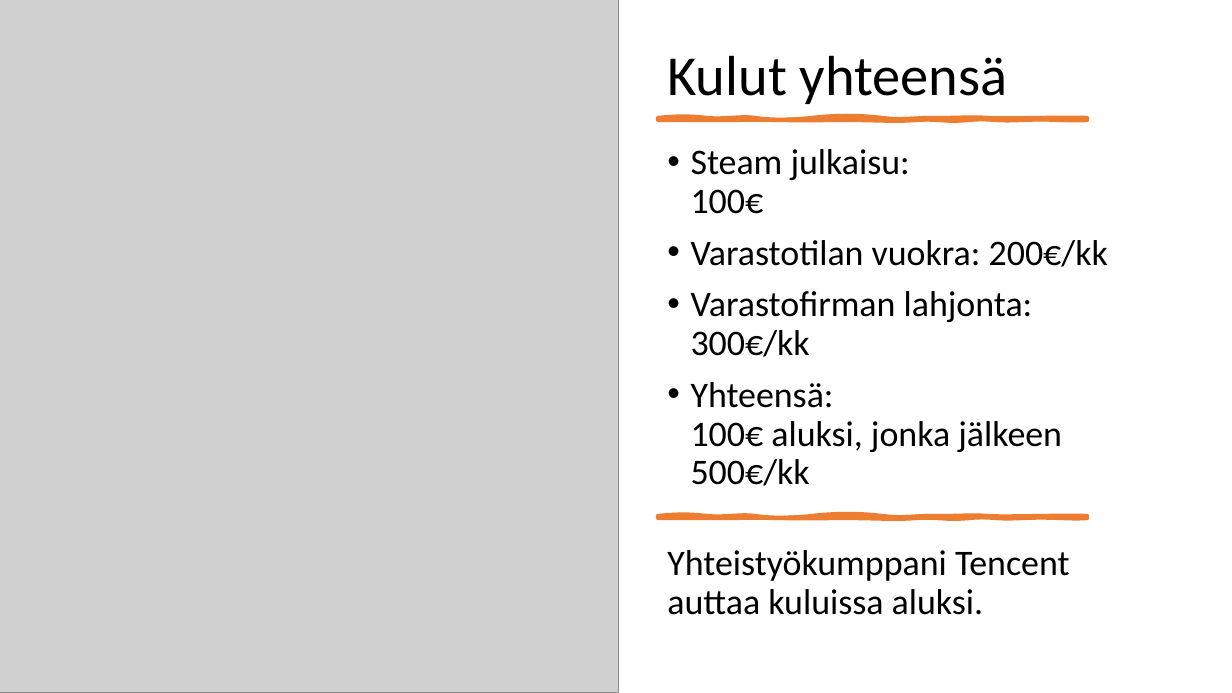
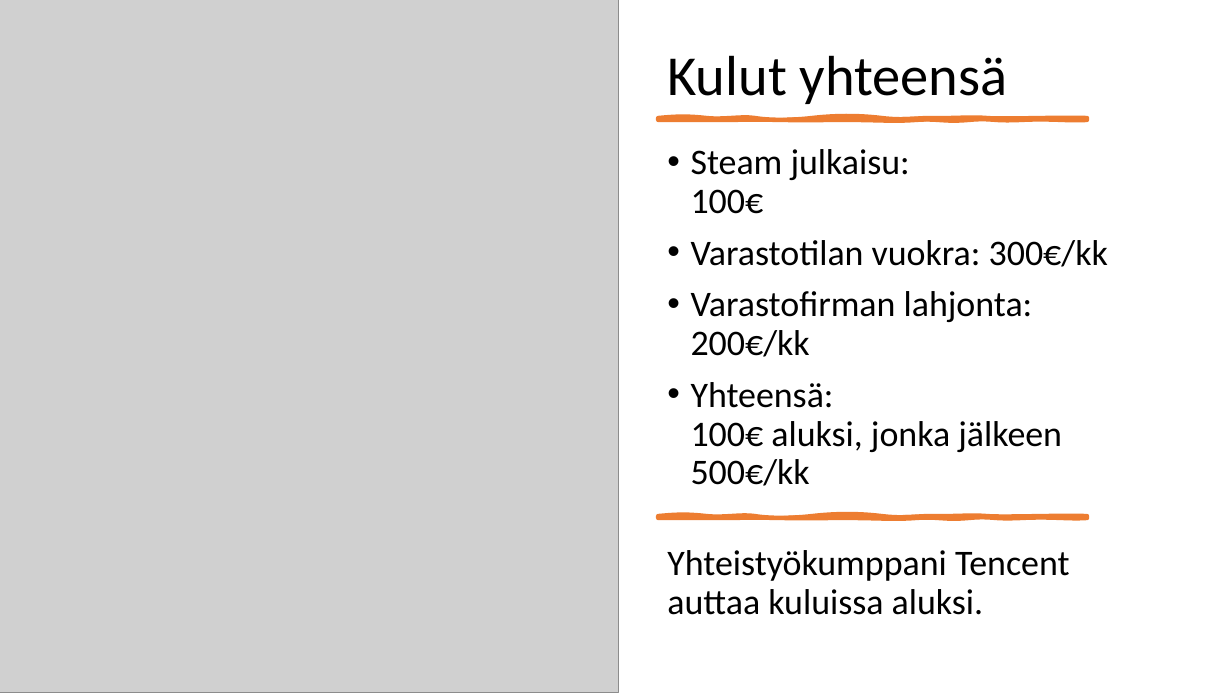
Before and after one commit to NooaKallio/Projekti, a slide deck: slide 13 of Presentation.pptx. Drawn at 1232x693 pixels with LibreOffice and Linux fonts; fonts in the diff are those of the drawing; grey boxes stand for pictures. Boxes give left, top, right and bottom in pixels: in the first picture for what was removed or moved away, otherwise in the second. Text is boxed around its words. In the diff, an @@ line names an element or a change of style, - is before the commit and + after.

```diff
--- a/Presentation.pptx
+++ b/Presentation.pptx
@@ text at <box>691,240,1108,357</box>: text changed @@
-• Varastotilan vuokra: 200€/kk
-• Varastofirman lahjonta: 300€/kk
+• Varastotilan vuokra: 300€/kk
+• Varastofirman lahjonta: 200€/kk
```
Also in this commit, not shown: 7 other slides changed.
